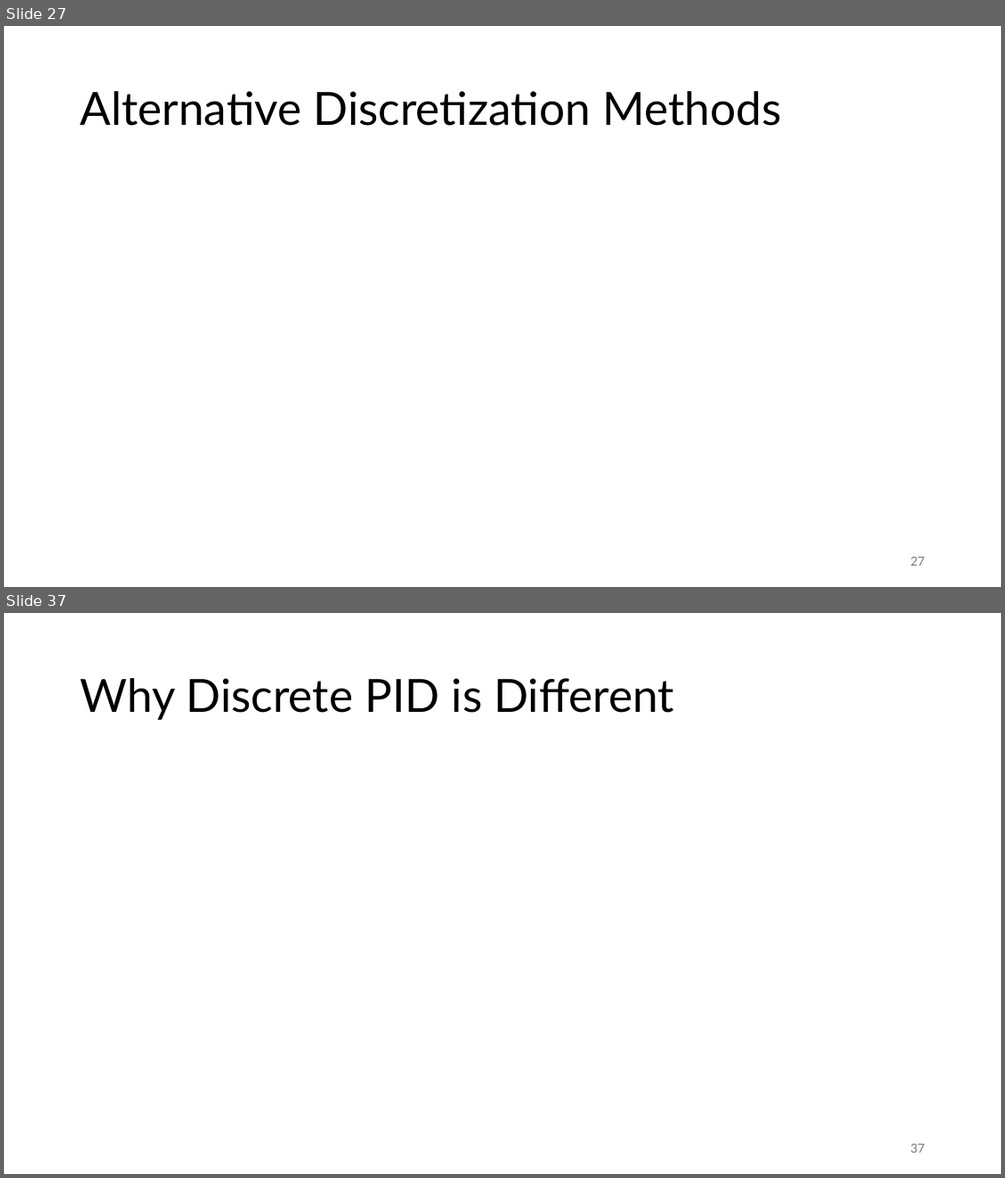
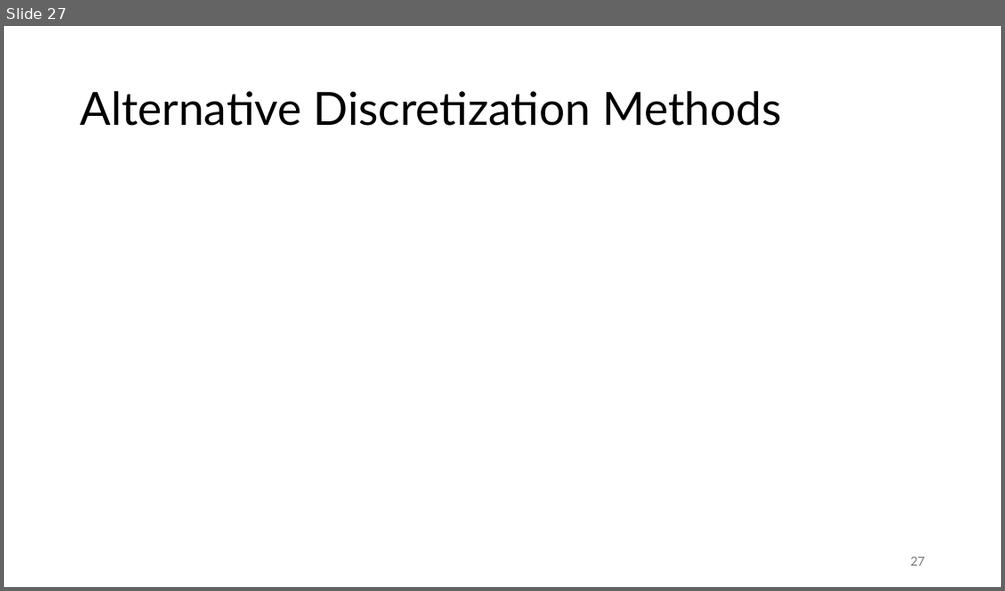
Before and after one commit to FelixWick/control_engineering, a slide deck: slides/6_discrete_controllers.pptx. Shown one above the other, each under a label of ours: slides 27 and 37 before the commit, slide 27 after it; the slides between them are not shown. The pictures are 1005x1178 and 1005x591 pixels, drawn with LibreOffice and Linux fonts; fonts in the diff are those of the drawing; grey boxes stand for pictures. Boxes give left, top, right and bottom in pixels: in the first picture for what was removed or moved away, otherwise in the second. Text is boxed around its words. In the diff, an @@ line names an element or a change of style, - is before the commit and + after.

Commit message:
discrete-time continued

```diff
--- a/slides/6_discrete_controllers.pptx
+++ b/slides/6_discrete_controllers.pptx
@@ slide 37 removed at (4,613,1001,1174), background #FFFFFF @@
@@ title removed at (80,678,674,720) @@
-Why Discrete PID is Different
@@ page number removed at (910,1143,924,1152) @@
-37
```
Also in this commit, not shown: 9 slides changed, 3 slides added, 2 other slides removed, 2 other files.
